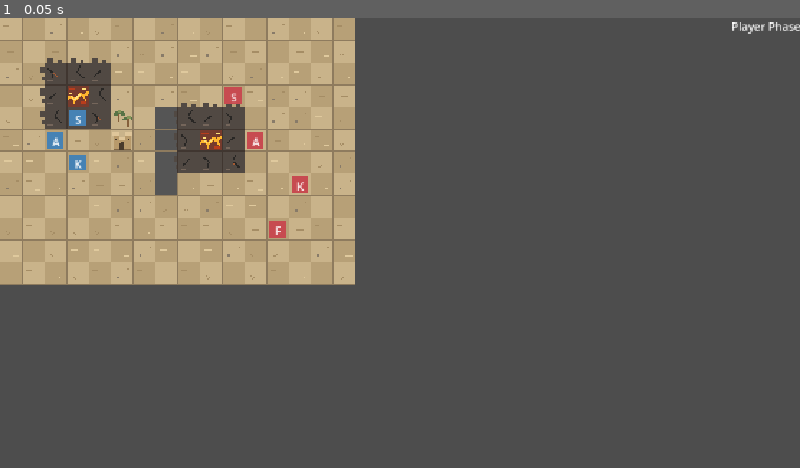
Above: before the commit, frame 1.
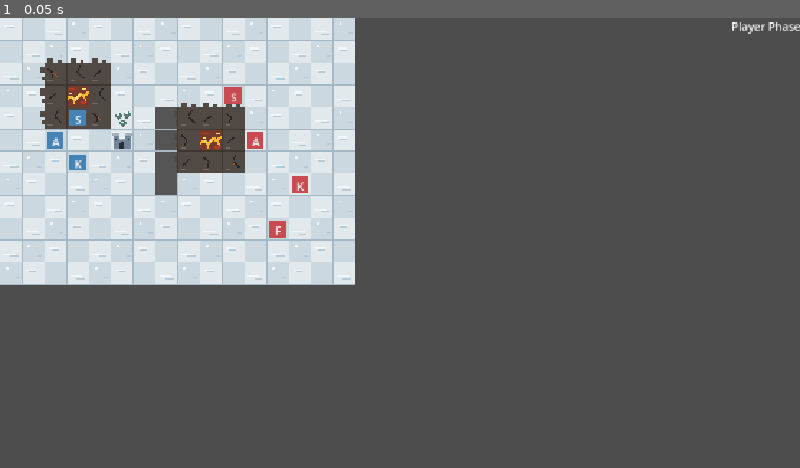
Above: after the commit, the same moment.

Repository: Maxington20/new-game-project
Game: Godot game, scene res://tests/test_encounter_selection.tscn
Same seed, same stepped clock (60 frames per second), same inputs: the game is played once before the commit and once after it. The project has no main scene, so this scene is started directly.
Inputs:
- Up to frame 1 (0.05 s): no input

The runs differ from the first frame. In frame 1, 23% of the frame differs, in the area x 0-45%, y 0-60%.

Commit message:
battle scenes all adjusted for different terrain types

Diff:
--- a/scenes/battle_animation_overlay.gd
+++ b/scenes/battle_animation_overlay.gd
@@ -1132,17 +1132,39 @@
 		unit.grid_position
 	)
 
+	# Ground surrounding lava is scorched, regardless of biome.
+	# Lava itself keeps its own volcanic appearance.
+	if terrain == null or terrain.terrain_type != TerrainResource.TerrainType.LAVA:
+		if battlefield_grid.is_adjacent_to_lava(unit.grid_position):
+			return Color("#514943")
+
 	# Special terrain takes priority over the map's biome.
 	if terrain != null:
 		match terrain.terrain_type:
 			TerrainResource.TerrainType.FOREST:
-				return Color("#285c32")
+				match battlefield_grid.biome:
+					BattlefieldGrid.Biome.SNOW:
+						return Color("#d8e3e9")
+
+					BattlefieldGrid.Biome.DESERT:
+						return Color("#c5aa7e")
+
+					_:
+						return Color("#285c32")
 
 			TerrainResource.TerrainType.FORT:
-				return Color("#707986")
+				match battlefield_grid.biome:
+					BattlefieldGrid.Biome.DESERT:
+						return Color("#b89a6b")
+
+					BattlefieldGrid.Biome.SNOW:
+						return Color("#a8bac5")
+
+					_:
+						return Color("#707986")
 
 			TerrainResource.TerrainType.LAVA:
-				return Color("#9b3f28")
+				return Color("#51413b")
 
 	# Ordinary ground reflects the battlefield's biome.
 	match battlefield_grid.biome:
@@ -1190,6 +1212,12 @@
 		unit.grid_position
 	)
 
+	# Scorched terrain replaces ordinary biome scenery.
+	# Lava tiles retain their volcanic scenery.
+	if terrain == null or terrain.terrain_type != TerrainResource.TerrainType.LAVA:
+		if battlefield_grid.is_adjacent_to_lava(unit.grid_position):
+			return
+
 	if terrain != null:
 		match terrain.terrain_type:
 			TerrainResource.TerrainType.FOREST:
@@ -1219,8 +1247,11 @@
 
 
 func add_forest_scenery(center: Vector2) -> void:
-	# Match the ground level used by layout_battle_screen().
 	var ground_y: float = size.y / 2.0 + 80.0
+
+	if battlefield_grid.biome == BattlefieldGrid.Biome.DESERT:
+		add_desert_forest_scenery(center)
+		return
 
 	var tree_data: Array[Dictionary] = [
 		{"offset": -110.0, "height": 75.0},
@@ -1229,25 +1260,26 @@
 		{"offset": 110.0, "height": 70.0}
 	]
 
+	var is_snow: bool = battlefield_grid.biome == BattlefieldGrid.Biome.SNOW
+
 	for data in tree_data:
 		var tree_height: float = data["height"]
 		var tree_x: float = center.x + data["offset"]
 
-		# Position the tree so its trunk reaches the ground.
 		var tree_position := Vector2(
 			tree_x,
 			ground_y - tree_height
 		)
 
 		var tree := ColorRect.new()
-		tree.color = Color("#174527")
+		tree.color = Color("#244d40") if is_snow else Color("#174527")
 		tree.size = Vector2(34, tree_height - 10.0)
 		tree.position = tree_position
 		tree.mouse_filter = Control.MOUSE_FILTER_IGNORE
 		terrain_scenery.add_child(tree)
 
 		var highlight := ColorRect.new()
-		highlight.color = Color("#327a43")
+		highlight.color = Color("#73988b") if is_snow else Color("#327a43")
 		highlight.size = Vector2(22, tree_height * 0.55)
 		highlight.position = Vector2(6, 5)
 		highlight.mouse_filter = Control.MOUSE_FILTER_IGNORE
@@ -1260,16 +1292,91 @@
 		trunk.mouse_filter = Control.MOUSE_FILTER_IGNORE
 		tree.add_child(trunk)
 
-
+		if is_snow:
+			var snow_cap := ColorRect.new()
+			snow_cap.color = Color("#f0f6fa")
+			snow_cap.size = Vector2(34, 9)
+			snow_cap.position = Vector2.ZERO
+			snow_cap.mouse_filter = Control.MOUSE_FILTER_IGNORE
+			tree.add_child(snow_cap)
+
+			var snow_patch := ColorRect.new()
+			snow_patch.color = Color("#d8e6ed")
+			snow_patch.size = Vector2(22, 5)
+			snow_patch.position = Vector2(6, 22)
+			snow_patch.mouse_filter = Control.MOUSE_FILTER_IGNORE
+			tree.add_child(snow_patch)
+
+func add_desert_forest_scenery(center: Vector2) -> void:
+	var ground_y: float = size.y / 2.0 + 80.0
+
+	var tree_data: Array[Dictionary] = [
+		{"offset": -110.0, "height": 75.0},
+		{"offset": -55.0, "height": 95.0},
+		{"offset": 55.0, "height": 85.0},
+		{"offset": 110.0, "height": 70.0}
+	]
+
+	for data in tree_data:
+		var tree_x: float = center.x + data["offset"]
+		var tree_height: float = data["height"]
+
+		# Narrow sandy-brown trunk.
+		var trunk := ColorRect.new()
+		trunk.color = Color("#94704b")
+		trunk.size = Vector2(10, tree_height)
+		trunk.position = Vector2(tree_x + 12, ground_y - tree_height)
+		trunk.mouse_filter = Control.MOUSE_FILTER_IGNORE
+		terrain_scenery.add_child(trunk)
+
+		# Palm leaves spread outward from the top.
+		var leaf_color := Color("#647b3f")
+		var leaf_highlight := Color("#91a65c")
+		var crown := Vector2(tree_x + 17, ground_y - tree_height + 6)
+
+		var leaves: Array[PackedVector2Array] = [
+			PackedVector2Array([
+				crown, crown + Vector2(-42, -12),
+				crown + Vector2(-34, 4)
+			]),
+			PackedVector2Array([
+				crown, crown + Vector2(42, -12),
+				crown + Vector2(34, 4)
+			]),
+			PackedVector2Array([
+				crown, crown + Vector2(-26, -28),
+				crown + Vector2(-10, -12)
+			]),
+			PackedVector2Array([
+				crown, crown + Vector2(26, -28),
+				crown + Vector2(10, -12)
+			])
+		]
+
+		for i in range(leaves.size()):
+			var leaf := Polygon2D.new()
+			leaf.polygon = leaves[i]
+			leaf.color = leaf_highlight if i >= 2 else leaf_color
+			terrain_scenery.add_child(leaf)
 
 func add_fort_scenery(start_x: float, section_width: float) -> void:
 	var ground_y: float = size.y / 2.0 + 80.0
 	var wall_height: float = 125.0
 	var wall_top: float = ground_y - wall_height
 
+	var wall_color := Color("#4c5865")
+	var battlement_color := Color("#788797")
+	var mortar_color := Color("#35404c")
+
+	# Desert forts use sandstone instead of grey stone.
+	if battlefield_grid.biome == BattlefieldGrid.Biome.DESERT:
+		wall_color = Color("#b89a6b")
+		battlement_color = Color("#dfc69a")
+		mortar_color = Color("#806747")
+
 	# Main stone wall.
 	var wall := ColorRect.new()
-	wall.color = Color("#4c5865")
+	wall.color = wall_color
 	wall.position = Vector2(start_x, wall_top)
 	wall.size = Vector2(section_width, wall_height)
 	wall.mouse_filter = Control.MOUSE_FILTER_IGNORE
@@ -1282,7 +1389,7 @@
 
 	for i in range(block_count):
 		var battlement := ColorRect.new()
-		battlement.color = Color("#788797")
+		battlement.color = battlement_color
 		battlement.position = Vector2(
 			start_x + i * (block_width + block_gap) + 10.0,
 			wall_top - 24.0
@@ -1291,10 +1398,34 @@
 		battlement.mouse_filter = Control.MOUSE_FILTER_IGNORE
 		terrain_scenery.add_child(battlement)
 
+		# Snow collects on top of each battlement.
+		if battlefield_grid.biome == BattlefieldGrid.Biome.SNOW:
+			var snow_cap := ColorRect.new()
+			snow_cap.color = Color("#edf5f9")
+			snow_cap.position = battlement.position
+			snow_cap.size = Vector2(block_width, 7)
+			snow_cap.mouse_filter = Control.MOUSE_FILTER_IGNORE
+			terrain_scenery.add_child(snow_cap)
+	# Snow settles along the exposed top of the main wall.
+	if battlefield_grid.biome == BattlefieldGrid.Biome.SNOW:
+		for i in range(block_count):
+			var snow_between := ColorRect.new()
+			snow_between.color = Color("#dce9f0")
+			snow_between.position = Vector2(
+				start_x + i * (block_width + block_gap) + 10.0 + block_width,
+				wall_top
+			)
+			snow_between.size = Vector2(
+				minf(block_gap, start_x + section_width - snow_between.position.x),
+				5.0
+			)
+			snow_between.mouse_filter = Control.MOUSE_FILTER_IGNORE
+			terrain_scenery.add_child(snow_between)
+
 	# Horizontal mortar lines.
 	for row in range(1, 4):
 		var mortar := ColorRect.new()
-		mortar.color = Color("#35404c")
+		mortar.color = mortar_color
 		mortar.position = Vector2(
 			start_x,
 			wall_top + row * 30.0
@@ -1557,6 +1688,13 @@
 		unit.grid_position
 	)
 
+	# Scorched ground takes priority over ordinary terrain details.
+	# Lava tiles retain their existing lava decorations.
+	if terrain == null or terrain.terrain_type != TerrainResource.TerrainType.LAVA:
+		if battlefield_grid.is_adjacent_to_lava(unit.grid_position):
+			add_scorched_ground_details(start_x, section_width)
+			return
+
 	# Special terrain will get its own ground decorations later.
 	if terrain != null:
 		match terrain.terrain_type:
@@ -1582,7 +1720,68 @@
 		BattlefieldGrid.Biome.SNOW:
 			add_snow_ground_details(start_x, section_width)
 
-
+func add_scorched_ground_details(start_x: float, section_width: float) -> void:
+	var ground_y: float = size.y / 2.0 + 80.0
+
+	var crack_color := Color("#292725")
+	var ash_color := Color("#75665b")
+
+	# Short, irregular cracks across the scorched ground.
+	for i in range(9):
+		var x: float = start_x + 20.0 + float(i) * (section_width - 40.0) / 9.0
+		var y: float = ground_y + 20.0 + float((i * 37) % 85)
+
+		var crack := ColorRect.new()
+		crack.color = crack_color
+		crack.position = Vector2(x, y)
+		crack.size = Vector2(18, 3)
+		crack.mouse_filter = Control.MOUSE_FILTER_IGNORE
+		ground_details.add_child(crack)
+
+		var branch := ColorRect.new()
+		branch.color = crack_color
+		branch.position = Vector2(x + 12, y + 3)
+		branch.size = Vector2(3, 9)
+		branch.mouse_filter = Control.MOUSE_FILTER_IGNORE
+		ground_details.add_child(branch)
+
+	# Scattered patches of pale volcanic ash.
+	for i in range(14):
+		var ash := ColorRect.new()
+		ash.color = ash_color
+		ash.size = Vector2(5 + (i % 3) * 3, 2)
+		ash.position = Vector2(
+			start_x + 12.0 + float((i * 53) % int(maxf(section_width - 24.0, 1.0))),
+			ground_y + 12.0 + float((i * 29) % 100)
+		)
+		ash.mouse_filter = Control.MOUSE_FILTER_IGNORE
+		ground_details.add_child(ash)
+
+		# Occasional glowing embers among the scorched earth.
+	var ember_color := Color("#a65a32")
+
+	for i in range(5):
+		var ember_x: float = (
+			start_x + 35.0
+			+ float(i) * (section_width - 70.0) / 5.0
+		)
+		var ember_y: float = ground_y + 28.0 + float((i * 41) % 90)
+
+		var ember := ColorRect.new()
+		ember.color = ember_color
+		ember.position = Vector2(ember_x, ember_y)
+		ember.size = Vector2(5, 2)
+		ember.mouse_filter = Control.MOUSE_FILTER_IGNORE
+		ground_details.add_child(ember)
+
+		# A smaller glowing fragment beside some embers.
+		if i % 2 == 0:
+			var fragment := ColorRect.new()
+			fragment.color = Color("#c47a42")
+			fragment.position = Vector2(ember_x + 7, ember_y + 3)
+			fragment.size = Vector2(2, 2)
+			fragment.mouse_filter = Control.MOUSE_FILTER_IGNORE
+			ground_details.add_child(fragment)
 
 func add_grassland_ground_details(start_x: float, section_width: float) -> void:
 	var ground_y: float = size.y / 2.0 + 80.0
@@ -1787,6 +1986,18 @@
 	var stone_light := Color("#89939e")
 	var stone_dark := Color("#606a76")
 
+	# Desert forts use sandstone-coloured masonry.
+	if battlefield_grid.biome == BattlefieldGrid.Biome.DESERT:
+		mortar_color = Color("#806747")
+		stone_light = Color("#dfc69a")
+		stone_dark = Color("#a8895e")
+
+	# Snowy forts use cold, frost-covered stone.
+	if battlefield_grid.biome == BattlefieldGrid.Biome.SNOW:
+		mortar_color = Color("#667b89")
+		stone_light = Color("#dce9f0")
+		stone_dark = Color("#9fb5c3")
+
 	var tile_width: float = 48.0
 	var tile_height: float = 24.0
 
@@ -1830,8 +2041,6 @@
 		detail.size = Vector2(12, 3)
 		detail.mouse_filter = Control.MOUSE_FILTER_IGNORE
 		ground_details.add_child(detail)
-
-
 
 func style_battle_status_panels() -> void:
 
--- a/tests/test_encounter_selection.gd
+++ b/tests/test_encounter_selection.gd
@@ -4,7 +4,7 @@
 
 func _ready() -> void:
 	var run := RunState.new()
-	run.current_encounter = 2
+	run.current_encounter = 3
 
 	var roster: CharacterRoster = load(
 		"res://resources/rosters/default_roster.tres"
